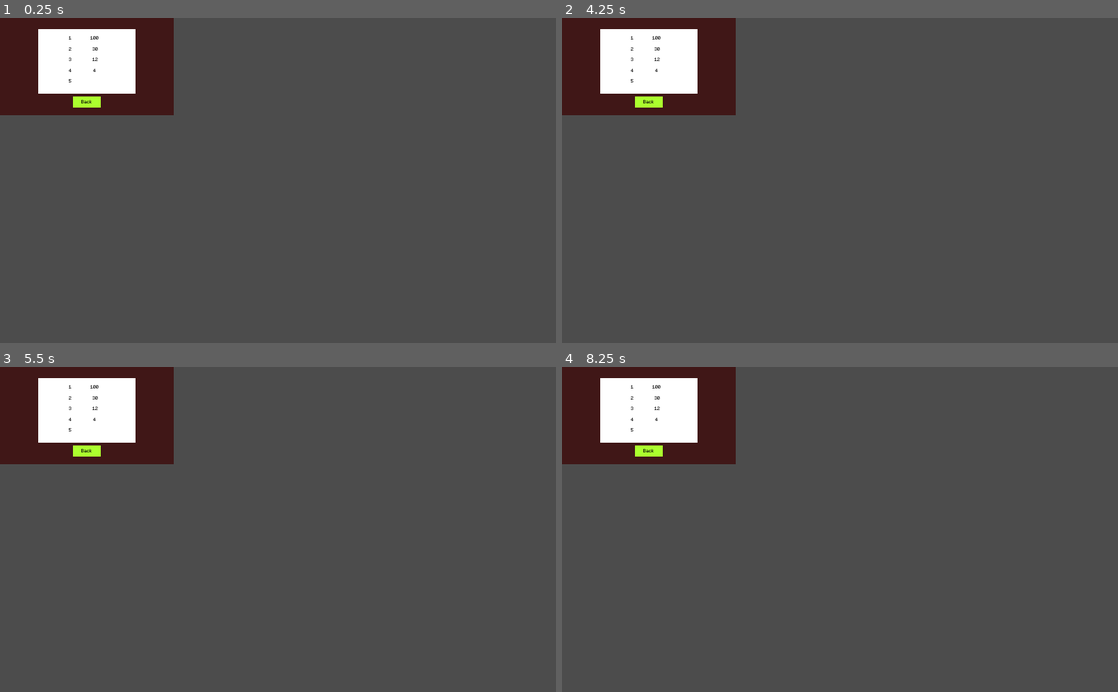
Above: before the commit, frames 1-4 (two rows, left to right).
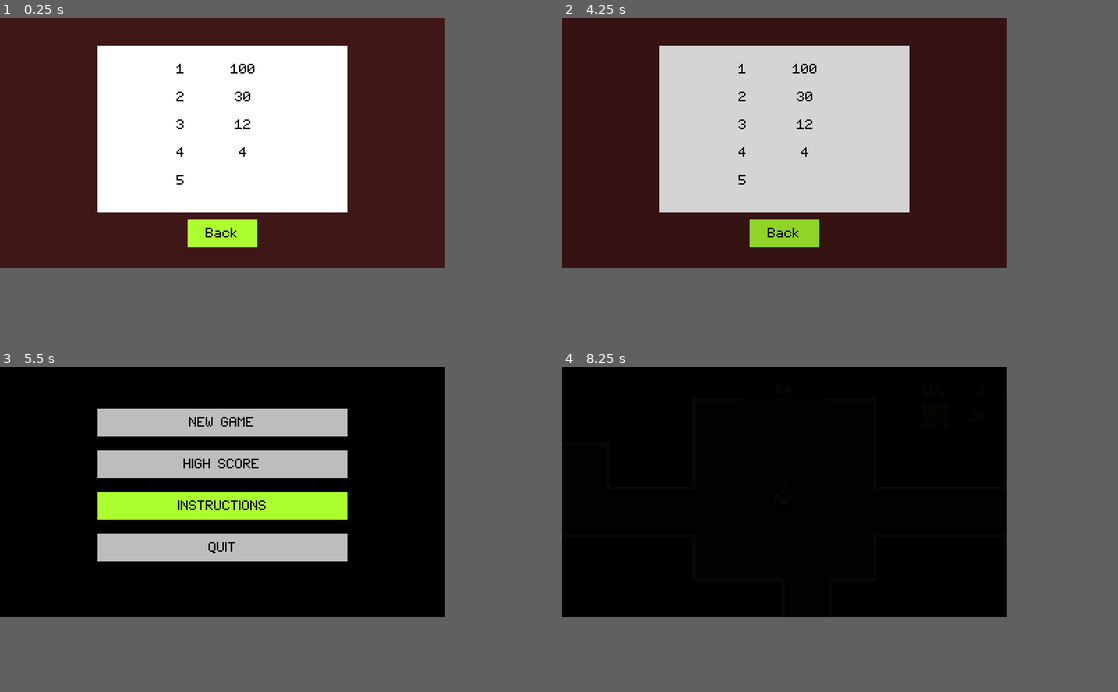
Above: after the commit, the same moments.

Repository: alittek/AC31009-Game
Game: Godot game, scene res://Scenes/GameScore.tscn
Two runs of this game, one before a commit and one after it. Both use one fixed random seed, a clock stepped at 60 frames per second and the inputs below. This scene is started directly instead of the project's main scene.
Inputs:
- Up to frame 1 (0.25 s): no input
- Up to frame 2 (4.25 s): tap Enter at 0.5, 2, 3.5 s; hold Right (move_right) 0.53-1.28 s; hold Space (interact) 0.53-1.28 s; hold Down (move_down) 1.28-2.03 s; tap Space (interact) at 1.35, 2.85 s; hold Right (move_right) 2.03-2.78 s; hold Space (interact) 2.03-2.78 s; hold Up (move_up) 2.78-3.53 s; hold Left (move_left) from 3.53 s (still down); hold Space (interact) from 3.53 s (still down); tap Escape (menu) at 4.15 s
- Up to frame 3 (5.5 s): release Space (interact) at 4.28 s; tap Space (interact) at 4.35 s; release Left (move_left) at 5.03 s; hold Down (move_down) from 5.03 s (still down); hold Space (interact) from 5.03 s (still down)
- Up to frame 4 (8.25 s): release Down (move_down) at 5.78 s; release Space (interact) at 5.78 s; hold Right (move_right) 5.78-6.53 s; tap Space (interact) at 5.85, 7.35 s; hold Up (move_up) 6.53-7.28 s; hold Space (interact) 6.53-7.28 s; hold Right (move_right) 7.28-8.03 s; hold Down (move_down) from 8.03 s (still down); hold Space (interact) from 8.03 s (still down)
In our replay, the window is 800x468 before the commit and 640x360 after it. These sizes can differ from the game's own. Grey fills any space a smaller window leaves; there, only what the larger window draws over its background counts as a difference.

The runs differ from the first frame. In frame 1, 57% of the frame differs, in the area x 0-80%, y 0-77%; in frame 2, 58%; in frame 3, 62%; in frame 4, 62%.

Commit message:
added fade transition

Diff:
--- a/Scenes/GameScore.tscn
+++ b/Scenes/GameScore.tscn
@@ -2,7 +2,6 @@
 
 [ext_resource path="res://Font/Font.tres" type="DynamicFont" id=1]
 [ext_resource path="res://Scripts/GameScore.gd" type="Script" id=2]
-
 
 [node name="Node2D" type="Node2D"]
 script = ExtResource( 2 )
--- a/Scenes/SceneTransition.tscn
+++ b/Scenes/SceneTransition.tscn
@@ -18,14 +18,18 @@
 "values": [ Color( 1, 1, 1, 0 ), Color( 1, 1, 1, 1 ) ]
 }
 
-[node name="SceneTransition" type="ColorRect"]
+[node name="SceneTransition" type="CanvasLayer"]
+layer = 5
+script = ExtResource( 1 )
+
+[node name="SceneTransition" type="ColorRect" parent="."]
+modulate = Color( 1, 1, 1, 0 )
 anchor_right = 1.0
 anchor_bottom = 1.0
 color = Color( 0, 0, 0, 1 )
-script = ExtResource( 1 )
 __meta__ = {
 "_edit_use_anchors_": false
 }
 
-[node name="AnimationPlayer" type="AnimationPlayer" parent="."]
+[node name="AnimationPlayer" type="AnimationPlayer" parent="SceneTransition"]
 anims/Fade = SubResource( 1 )
--- a/Scripts/GameOver.gd
+++ b/Scripts/GameOver.gd
@@ -78,12 +78,12 @@
 					#Global.reset_values()
 					#get_tree().reload_current_scene()
 					get_node("/root/WorldMap").queue_free()
-					get_tree().change_scene("res://Map.tscn")
+					Transition.change_stage("res://Scenes/Map.tscn")
 					get_tree().paused = false
 				1:
 					# go to main menu
 					get_node("/root/WorldMap").queue_free()
-					get_tree().change_scene("res://StartScreen.tscn")
+					Transition.change_stage("res://Scenes/StartScreen.tscn")
 					get_tree().paused = false
 				2:
 					# Quit game
--- a/Scripts/GameScore.gd
+++ b/Scripts/GameScore.gd
@@ -60,5 +60,6 @@
 	display_score()
 
 func _input(event):
-	if Input.is_action_just_pressed("interact"):
-		get_tree().change_scene("res://StartScreen.tscn")
+	if Input.is_action_just_pressed("menu"):
+		#get_tree().change_scene("res://Scenes/StartScreen.tscn")
+		Transition.change_stage("res://Scenes/StartScreen.tscn")
--- a/Scripts/Intro.gd
+++ b/Scripts/Intro.gd
@@ -3,4 +3,5 @@
 func _input(event):
 	if event is InputEventKey:
 		if event.pressed:
-			get_tree().change_scene("res://Scenes/Map.tscn")
+			Transition.change_stage("res://Scenes/Map.tscn")
+			#get_tree().change_scene("res://Scenes/Map.tscn")
--- a/Scripts/MenuPopup.gd
+++ b/Scripts/MenuPopup.gd
@@ -51,5 +51,6 @@
 				2:
 					# Quit game, back to start screen
 					get_node("/root/WorldMap").queue_free()
-					get_tree().change_scene("res://Scenes/StartScreen.tscn")
+					#get_tree().change_scene("res://Scenes/StartScreen.tscn")
+					Transition.change_stage("res://Scenes/StartScreen.tscn")
 					get_tree().paused = false
--- a/Scripts/SceneTransition.gd
+++ b/Scripts/SceneTransition.gd
@@ -1,19 +1,13 @@
-extends ColorRect
+extends CanvasLayer
 
 func _ready():
-	pass # Replace with function body.
-
+	pass
 
 func change_stage(scene_path):
 	# transition to black
-	get_node("AnimationPlayer").play("Fade")
-	yield(get_node("AnimationPlayer"),"animation_finished")
-
+	get_node("SceneTransition/AnimationPlayer").play("Fade")
+	yield(get_node("SceneTransition/AnimationPlayer"),"animation_finished")
 	# switch scene
 	get_tree().change_scene(scene_path)
-
 	# transition to clear
-	get_node("AnimationPlayer").play_backwards("Fade")
-	#yield(get_node("AnimationPlayer"),"animation_finished")
-
-	pass
+	get_node("SceneTransition/AnimationPlayer").play_backwards("Fade")
--- a/Scripts/StartScreen.gd
+++ b/Scripts/StartScreen.gd
@@ -36,10 +36,12 @@
 		match selected_menu:
 			0:
 				# New game
-				get_tree().change_scene("res://Scenes/Intro.tscn")
+				#get_tree().change_scene("res://Scenes/Intro.tscn")
+				Transition.change_stage("res://Scenes/Intro.tscn")
 			1:
 				# Highscore
-				get_tree().change_scene("res://Scenes/GameScore.tscn")
+				#get_tree().change_scene("res://Scenes/GameScore.tscn")
+				Transition.change_stage("res://Scenes/GameScore.tscn")
 
 #				var next_level_resource = load("res://Scenes/World.tscn");
 #				var next_level = next_level_resource.instance()
--- a/Scripts/World.gd
+++ b/Scripts/World.gd
@@ -116,7 +116,10 @@
 	Global.set_level(level+1)
 	Global.set_timer(timer.get_time_left()+(level*3))
 	Global.set_enemies(enemies+1)
-	get_tree().reload_current_scene()
+	Transition.change_stage("res://Scenes/Map.tscn")
+	#get_tree().edited_scene_root.filename
+	#Transition.reload(get_tree().get_current_scene())
+	#get_tree().reload_current_scene()
 
 # check if space is available
 func free_space(vector):
--- a/Scripts/global.gd
+++ b/Scripts/global.gd
@@ -1,9 +1,9 @@
 extends Node
 
 var steps = 60
-var level = 3
+var level = 2
 var artifacts = 20
-var timer = 15
+var timer = 65
 var enemies = 0
 
 func set_steps(newSteps):
--- a/project.godot
+++ b/project.godot
@@ -27,9 +27,12 @@
 [autoload]
 
 Global="*res://Scripts/global.gd"
+Transition="*res://Scenes/SceneTransition.tscn"
 
 [display]
 
+window/size/width=320
+window/size/height=180
 window/size/test_width=1024
 window/size/test_height=600
 window/stretch/mode="2d"
